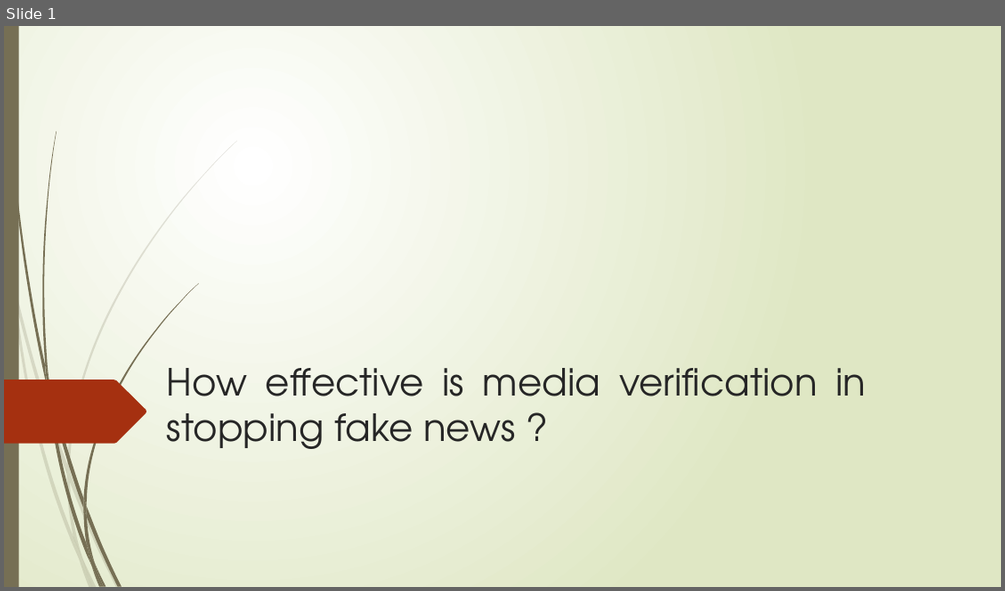
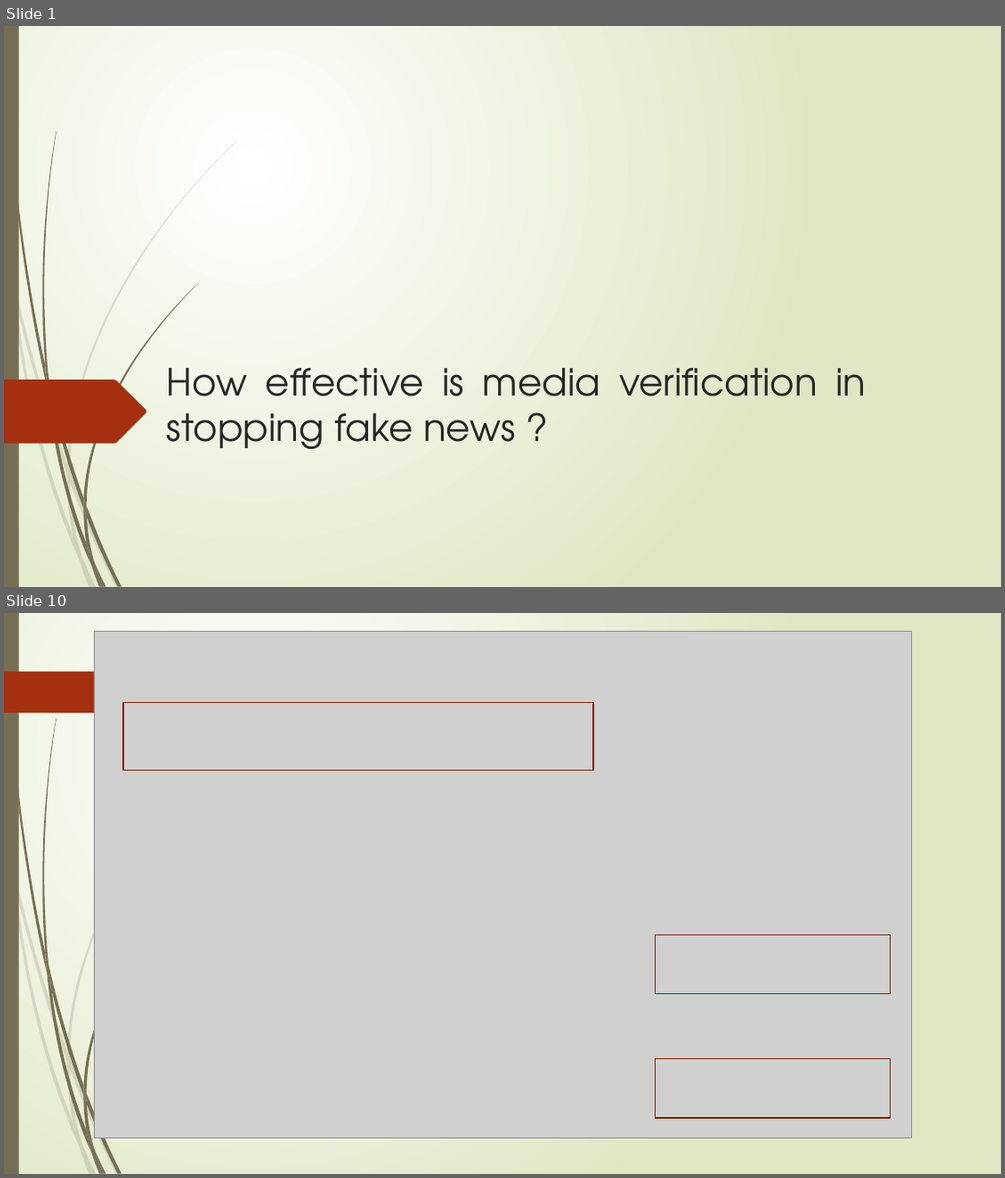
Before and after one commit to dimasmamot/PENS-IT-S6, a slide deck: Bahasa Inggris 6/How effective is media verification in stopping fake.pptx. Shown one above the other, each under a label of ours: slide 1 before the commit, slides 1 and 10 after it; the slides between them are not shown. The pictures are 1005x591 and 1005x1178 pixels, drawn with LibreOffice and Linux fonts; fonts in the diff are those of the drawing; grey boxes stand for pictures. Boxes give left, top, right and bottom in pixels: in the first picture for what was removed or moved away, otherwise in the second. Text is boxed around its words. In the diff, an @@ line names an element or a change of style, - is before the commit and + after.

```diff
--- a/Bahasa Inggris 6/How effective is media verification in stopping fake.pptx
+++ b/Bahasa Inggris 6/How effective is media verification in stopping fake.pptx
@@ slide 10 added at <box>4,613,1001,1174</box>, background gradient #FFFFFF to #DFE8C4; not listed: 23 template elements that a slide beside it also shows @@
@@ picture added at <box>94,631,911,1137</box> @@
@@ freeform shape added at <box>4,672,134,713</box>, fill #A53010 @@
@@ rectangle added at <box>123,702,593,770</box>, outline #7A240C 1.25 pt @@
@@ title added at <box>224,702,704,722</box>, 36 pt, text #262626 @@
+Another Clickbait Example
@@ rectangle added at <box>655,934,890,994</box>, outline #7A240C 1.25 pt @@
@@ rectangle added at <box>655,1059,890,1118</box>, outline #7A240C 1.25 pt @@
```
Also in this commit, not shown: 5 slides changed, 5 other slides added, 20 other files.
